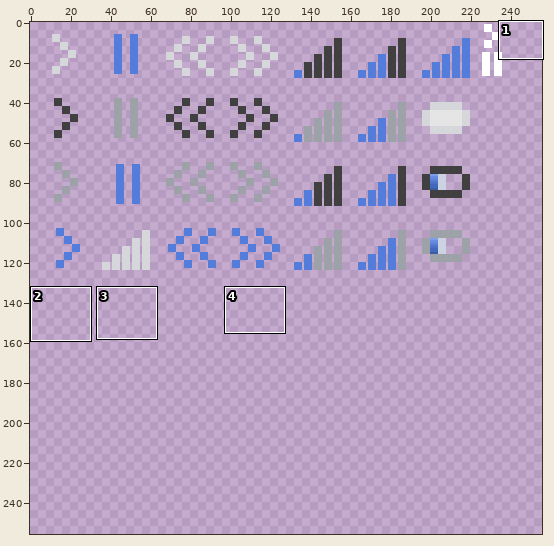
File history of a sprite sheet, htdocs/css/pixel.png. The picture above shows the old version from afar; the outline marks the close-up.
Close-up. The starting point:
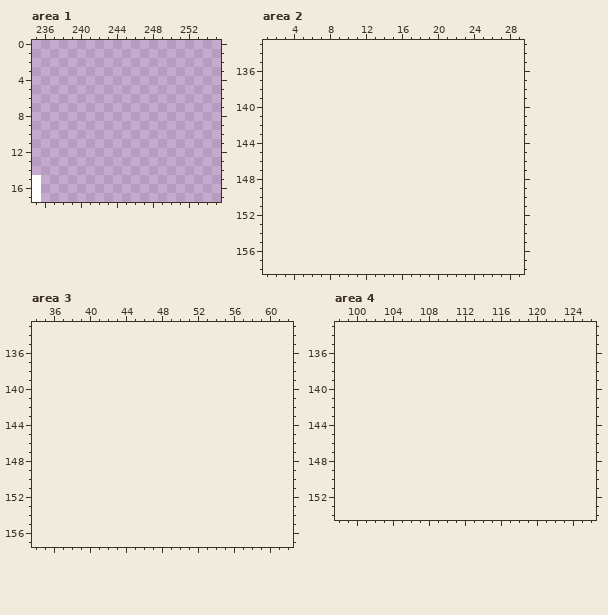
The file is 256x128 pixels. Colours within 5 levels of each other are drawn and written as one. Shown: area 1: x 235..255, y 0..17; area 2: x 1..29, y 133..158; area 3: x 34..62, y 133..157; area 4: x 98..126, y 133..154. The old version is drawn lined up with the new one, on the new canvas. The commit also changed other parts of the picture, which this record leaves out.
The same view after the edit:
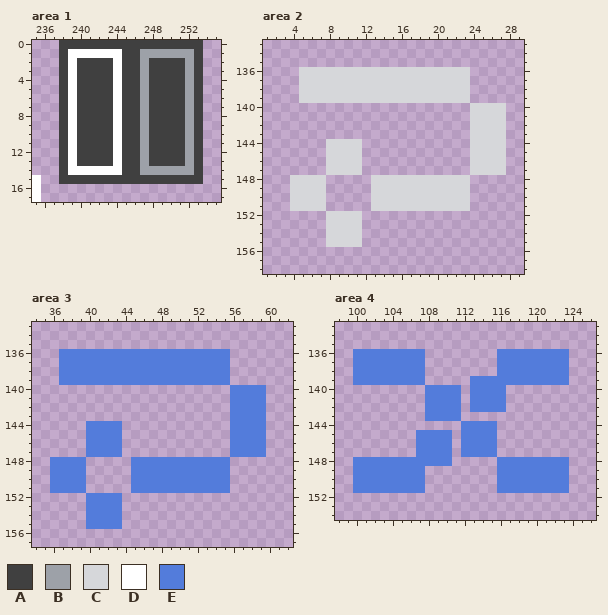
Palette (. is transparent): A #404040  B #9da1a8  C #d6d7da  D #ffffff  E #537cdb
Changes in this commit:
canvas 256x128 -> 256x256
Changed rows in their new state; - is an unchanged pixel.
Area 1:
first column x 238:
 0 AAAAAAAAAAAAAAAA
 1 ADDDDDDAABBBBBBA
 2 ADAAAADAABAAAABA
 3 ADAAAADAABAAAABA
 4 ADAAAADAABAAAABA
 5 ADAAAADAABAAAABA
 6 ADAAAADAABAAAABA
 7 ADAAAADAABAAAABA
 8 ADAAAADAABAAAABA
 9 ADAAAADAABAAAABA
10 ADAAAADAABAAAABA
11 ADAAAADAABAAAABA
12 ADAAAADAABAAAABA
13 ADAAAADAABAAAABA
14 ADDDDDDAABBBBBBA
15 AAAAAAAAAAAAAAAA
Area 2:
first column x 4:
136 -CCCCCCCCCCCCCCCCCCC----
137 -CCCCCCCCCCCCCCCCCCC----
138 -CCCCCCCCCCCCCCCCCCC----
139 -CCCCCCCCCCCCCCCCCCC----
140 --------------------CCCC
141 --------------------CCCC
142 --------------------CCCC
143 --------------------CCCC
144 ----CCCC------------CCCC
145 ----CCCC------------CCCC
146 ----CCCC------------CCCC
147 ----CCCC------------CCCC
148 CCCC-----CCCCCCCCCCC----
149 CCCC-----CCCCCCCCCCC----
150 CCCC-----CCCCCCCCCCC----
151 CCCC-----CCCCCCCCCCC----
152 ----CCCC----------------
153 ----CCCC----------------
154 ----CCCC----------------
155 ----CCCC----------------
Area 3:
first column x 36:
136 -EEEEEEEEEEEEEEEEEEE----
137 -EEEEEEEEEEEEEEEEEEE----
138 -EEEEEEEEEEEEEEEEEEE----
139 -EEEEEEEEEEEEEEEEEEE----
140 --------------------EEEE
141 --------------------EEEE
142 --------------------EEEE
143 --------------------EEEE
144 ----EEEE------------EEEE
145 ----EEEE------------EEEE
146 ----EEEE------------EEEE
147 ----EEEE------------EEEE
148 EEEE-----EEEEEEEEEEE----
149 EEEE-----EEEEEEEEEEE----
150 EEEE-----EEEEEEEEEEE----
151 EEEE-----EEEEEEEEEEE----
152 ----EEEE----------------
153 ----EEEE----------------
154 ----EEEE----------------
155 ----EEEE----------------
Area 4:
first column x 100:
136 EEEEEEEE--------EEEEEEEE
137 EEEEEEEE--------EEEEEEEE
138 EEEEEEEE--------EEEEEEEE
139 EEEEEEEE-----EEEEEEEEEEE
140 --------EEEE-EEEE-------
141 --------EEEE-EEEE-------
142 --------EEEE-EEEE-------
143 --------EEEE------------
144 ------------EEEE--------
145 -------EEEE-EEEE--------
146 -------EEEE-EEEE--------
147 -------EEEE-EEEE--------
148 EEEEEEEEEEE-----EEEEEEEE
149 EEEEEEEE--------EEEEEEEE
150 EEEEEEEE--------EEEEEEEE
151 EEEEEEEE--------EEEEEEEE
Changed places in both close-ups, as pixel boxes (x1, y1, x2, y2):
added: (59, 40, 203, 184)
added: (290, 67, 506, 247)
added: (50, 349, 266, 529)
added: (353, 349, 569, 493)
